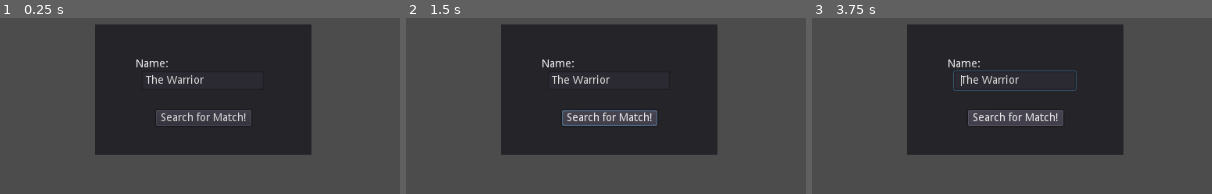
Above: before the commit, frames 1-3 (left to right).
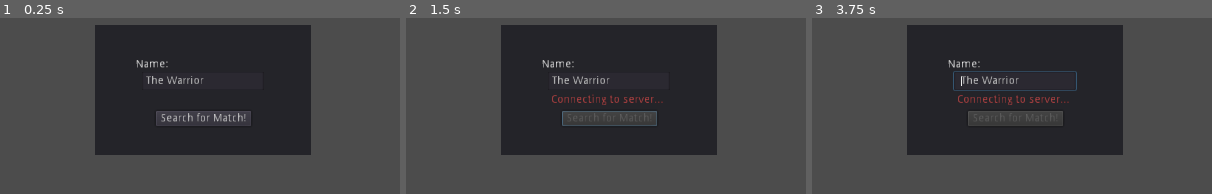
Above: after the commit, the same moments.

Repository: henriquelalves/Godot-Bomber-matchmaking-server
Game: Godot game, scene res://lobby.tscn
Two runs of this game, one before a commit and one after it. Both use one fixed random seed, a clock stepped at 60 frames per second and the inputs below.
Inputs:
- Up to frame 1 (0.25 s): no input
- Up to frame 2 (1.5 s): click "Search for Match!" at 0.5 s; tap Enter at 1.25 s; hold Right (move_right) from 1.28 s (still down); hold Space (set_bomb) from 1.28 s (still down)
- Up to frame 3 (3.75 s): release Right (move_right) at 2.03 s; release Space (set_bomb) at 2.03 s; hold Down (move_down) 2.03-2.78 s; tap Space (set_bomb) at 2.1, 3.6 s; tap Enter at 2.75 s; hold Right (move_right) 2.78-3.53 s; hold Space (set_bomb) 2.78-3.53 s; hold Up (move_up) from 3.53 s (still down)
The pictures show only the part of the screen within x 24-74%, y 0-50%; the shares and areas given below are measured in that part.
In our replay, the window is 800x468 before the commit and 800x469 after it. These sizes can differ from the game's own. Grey fills any space a smaller window leaves; there, only what the larger window draws over its background counts as a difference.

The runs differ from the first frame. In frame 1, 0.8% of the frame differs, in the area x 34-63%, y 23-60%; in frame 2, 1.6%; in frame 3, 2.0%, in the area x 34-67%, y 23-62%.
Error after the commit: Invalid get index '1' (on base: 'Array'). (res://serverudp.gd:38)

Commit message:
CLIENT FINISHED AEHOOOOOO

Diff:
--- a/client/multiplayer_bomber/gamestate.gd
+++ b/client/multiplayer_bomber/gamestate.gd
@@ -1,7 +1,7 @@
 extends Node
 
 # Default game port
-const DEFAULT_PORT = 3457
+const DEFAULT_PORT = 3456
 
 # Max number of players
 const MAX_PEERS = 12
--- a/client/multiplayer_bomber/lobby.gd
+++ b/client/multiplayer_bomber/lobby.gd
@@ -1,62 +1,75 @@
 extends Control
 
 onready var connecting_remote = true # If remote address fail, try private (other player may be on same lan)
-onready var player_tcp = StreamPeerTCP.new()
-onready var player_tcp_tick = 0
+
+onready var player_udp = PacketPeerUDP.new()
+onready var connecting_to_player = false
+onready var player_ping_tick = 0.0
 
 func _ready():
 	# Called every time the node is added to the scene.
 	gamestate.connect("connection_failed", self, "_on_connection_failed")
 	gamestate.connect("connection_succeeded", self, "_on_connection_success")
-#	gamestate.connect("player_list_changed", self, "refresh_lobby")
 	gamestate.connect("game_ended", self, "_on_game_ended")
 	gamestate.connect("game_error", self, "_on_game_error")
-	servertcp.connect("finished_server_tcp", self, "_on_servertcp_finished")
+
+	serverudp.connect("match_found", self, "_on_match_found")
+	serverudp.connect("server_ok", self, "_on_server_ok")
+	serverudp.connect("server_not_ok", self, "_on_server_not_ok")
+
 	set_process(false)
 
 func _process(delta):
-	player_tcp_tick += delta
-	if (player_tcp_tick > 2.0):
-		if (player_tcp.is_connected_to_host()):
-			$connect/error_label.text = "Connected!"
-			print("Connected via remote!")
+	player_ping_tick += delta
 
-			if (servertcp.is_master):
-				print("This client will be master!")
-				gamestate.host_game($connect/name_label.text)
-			else:
-				print("This client will be slave!")
-				gamestate.join_game(servertcp.other_remote_address, $connect/name.text, servertcp.other_remote_port)
+	if(player_ping_tick > 1.0):
+		player_ping_tick -= 1.0
+		player_udp.put_packet("ping".to_utf8())
+
+	if(player_udp.is_listening() and player_udp.get_available_packet_count() > 0):
+		player_udp.put_packet("ping".to_utf8()) # Last packet!
+		$connect/error_label.text = "Connected! Beginning match..."
+		player_udp.close() # open the socket for us
+		if(serverudp.is_master):
+			gamestate.host_game($connect/name.text)
 		else:
-			print("Failed, trying private IP...")
-			gamestate.join_game(servertcp.other_private_address, $connect/name.text)
+			gamestate.join_game(serverudp.other_remote_ip, $connect/name.text, serverudp.other_remote_port)
 		set_process(false)
-		player_tcp.disconnect_from_host()
 
-func _on_servertcp_finished():
-	# try stabilishing a tcp connection with other player using remote_address; if it doesnt work,
-	# players are probably in the same LAN without hairpinning
-	player_tcp.connect_to_host(servertcp.other_remote_address, servertcp.other_remote_port)
-	player_tcp_tick = 0
+func _on_match_found():
 	$connect/error_label.text = "Connecting to player..."
+	connecting_to_player = true
 	set_process(true)
+	player_udp.listen(3456)
+	player_udp.set_dest_address(serverudp.other_remote_ip, serverudp.other_remote_port)
+	player_udp.put_packet("ping".to_utf8())
+
+func _on_server_ok():
+	$connect/error_label.text = "Finding match..."
+
+func _on_server_not_ok():
+	$connect/error_label.text = "Server not ok :("
+	$connect/search.disabled = false
 
 func _on_connection_success():
-	get_node("connect").hide()
+	$connect.hide()
 
 func _on_connection_failed():
-	get_node("connect/search").disabled = false
-	get_node("connect/error_label").set_text("Connection failed.")
+	$connect/search.disabled = false
+	$connect/error_label.text = "Connection failed."
 
 func _on_game_ended():
 	show()
-	get_node("connect").show()
-	get_node("connect/search").disabled = false
+	$connect.show()
+	$connect/search.disabled = false
 
 func _on_game_error(errtxt):
-	get_node("error").text = errtxt
-	get_node("error").popup_centered_minsize()
+	$error.text = errtxt
+	$error.popup_centered_minsize()
 
 func _on_search_pressed():
-	servertcp.player_name = $connect/name_label.text
-	servertcp.start_connection()
+	$connect/error_label.text = "Connecting to server..."
+	$connect/search.disabled = true
+
+	serverudp.player_name = $connect/name.text
+	serverudp.start_connection()
--- a/client/multiplayer_bomber/lobby.tscn
+++ b/client/multiplayer_bomber/lobby.tscn
@@ -99,9 +99,9 @@
 anchor_right = 0.0
 anchor_bottom = 0.0
 margin_left = 15.0
-margin_top = 125.0
+margin_top = 89.0
 margin_right = 257.0
-margin_bottom = 139.0
+margin_bottom = 103.0
 rect_pivot_offset = Vector2( 0, 0 )
 mouse_filter = 2
 size_flags_horizontal = 2
--- a/client/multiplayer_bomber/project.godot
+++ b/client/multiplayer_bomber/project.godot
@@ -17,6 +17,11 @@
 
 gamestate="*res://gamestate.gd"
 servertcp="*res://servertcp.gd"
+serverudp="*res://serverudp.gd"
+
+[display]
+
+window/stretch/mode="2d"
 
 [gdnative]
 
--- /dev/null
+++ b/client/multiplayer_bomber/serverudp.gd
@@ -0,0 +1,76 @@
+extends Node
+
+const SERVER_IP = '40.121.198.16' # Change this to your own Server IP
+const PORT = 3456
+
+onready var udp = PacketPeerUDP.new()
+onready var player_name = "Godotchan"
+onready var searching_match = false
+
+onready var is_master = 0
+onready var other_name = ""
+onready var other_remote_ip = ""
+onready var other_remote_port = 0
+onready var other_private_ip = ""
+
+onready var _other_packets_received = 0
+
+signal server_ok
+signal server_not_ok
+signal match_found
+
+# TO-DO: ping server constantly to not lose socket
+
+func start_connection():
+	udp.listen(PORT)
+	udp.set_dest_address(SERVER_IP, PORT)
+
+	var buffer = PoolByteArray()
+
+	# Send packets to server - wait for response after all packets are sent
+
+	buffer.append_array("n".to_utf8()) # name
+	buffer.append_array(player_name.to_utf8())
+	udp.put_packet(buffer)
+
+	buffer.resize(0)
+	buffer.append_array("i".to_utf8()) # private ip
+	buffer.append_array(IP.get_local_addresses()[1].to_utf8())
+	udp.put_packet(buffer)
+
+	var err = udp.wait() # wait for server ok
+
+	if (err == OK):
+		print("Received ok from server, nice.")
+		var packet = udp.get_packet()
+		emit_signal("server_ok")
+		searching_match = true
+	else:
+		print("Didn't receive ok from server!")
+		emit_signal("server_not_ok")
+		udp.close()
+
+func _process(delta):
+	if (searching_match):
+		if (udp.is_listening() and udp.get_available_packet_count() > 0):
+			_other_packets_received+=1
+			var packet_string = udp.get_packet().get_string_from_utf8()
+			var type = packet_string.substr(0,2)
+			if(type == "im"): # is master
+				is_master = int(packet_string.right(2))
+			if(type == "na"): # name
+				other_name = packet_string.right(2)
+			if(type == "ri"): # remote ip
+				other_remote_ip = packet_string.right(2)
+			if(type == "rp"): # remote port
+				other_remote_port = int(packet_string.right(2))
+			if(type == "pi"): # private ip
+				other_private_ip = packet_string.right(2)
+
+			if(_other_packets_received == 5):
+				udp.close()
+				emit_signal("match_found")
+
+func _ready():
+	set_process(true)
+	pass
Not shown, changed: client/multiplayer_bomber/export_presets.cfg
